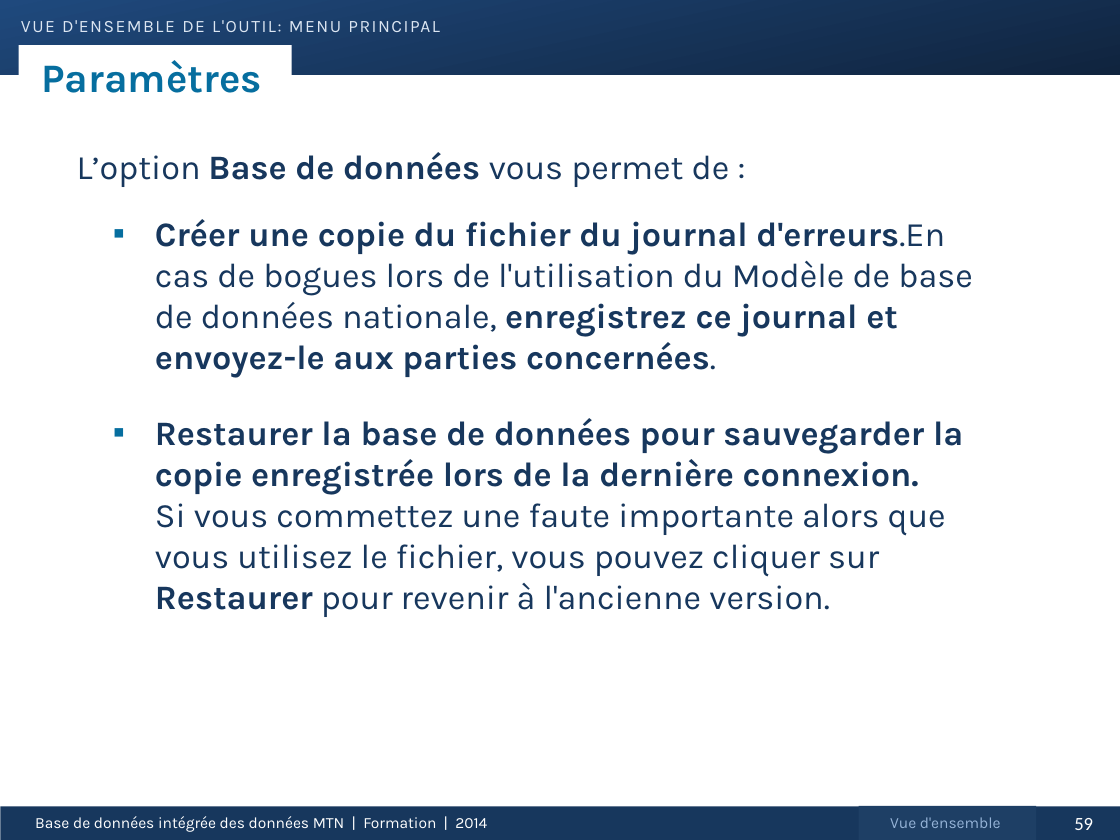
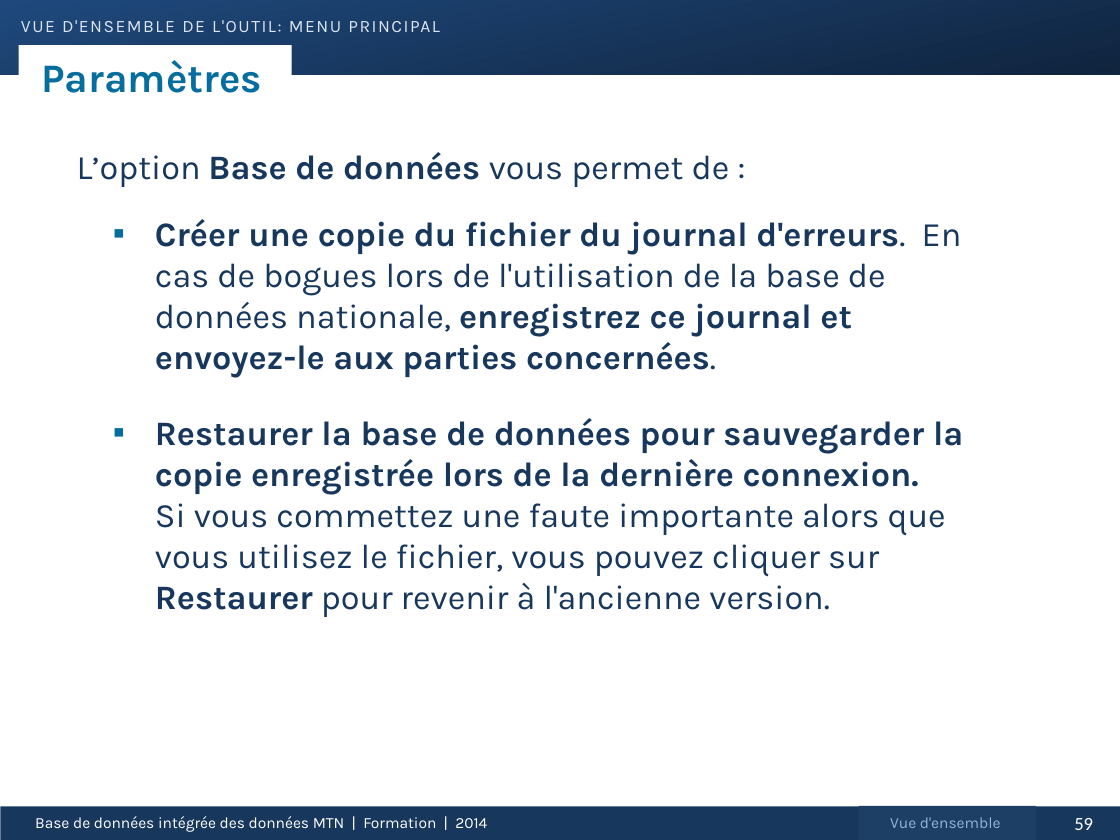
Before and after one commit to ericjohnolson/NadaNtd, a slide deck: slide 59 of Nada.UI/View/Help/TrainingPPT_080814_French.pptx. Drawn at 1120x840 pixels with LibreOffice and Linux fonts; fonts in the diff are those of the drawing. Boxes give left, top, right and bottom in pixels: in the first picture for what was removed or moved away, otherwise in the second. Text is boxed around its words. In the diff, an @@ line names an element or a change of style, - is before the commit and + after.

```diff
--- a/Nada.UI/View/Help/TrainingPPT_080814_French.pptx
+++ b/Nada.UI/View/Help/TrainingPPT_080814_French.pptx
@@ text at [155,219,962,378]: text changed @@
-▪ Créer une copie du fichier du journal d'erreurs.En cas de bogues lors de l'utilisation du Modèle de base de données nationale, enregistrez ce journal et envoyez-le aux parties concernées.
+▪ Créer une copie du fichier du journal d'erreurs. En cas de bogues lors de l'utilisation de la base de données nationale, enregistrez ce journal et envoyez-le aux parties concernées.
```
Also in this commit, not shown: 61 other slides changed.
